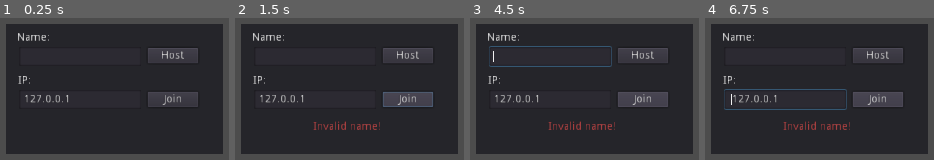
Above: before the commit, frames 1-4 (left to right).
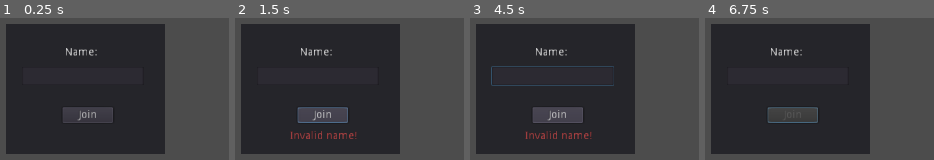
Above: after the commit, the same moments.

Repository: guillaumeVilar/multiplayer-bomber-godot
Game: Godot game, scene res://scenes/lobby.tscn
The game is run twice, just before and just after one commit, with the same random seed, the same clock (stepped at 60 frames per second) and the same inputs.
Inputs (mouse positions are in pixels of both pictures, inside the frame that each line leads up to):
- Up to frame 1 (0.25 s): no input
- Up to frame 2 (1.5 s): click (406, 54) at 0.5 s, where only the run before the commit has a clickable "Host"; click "Join" at 1.25 s
- Up to frame 3 (4.5 s): hold Right (move_right) 2.03-2.78 s; hold Down (move_down) 2.78-3.53 s; hold Right (move_right) 3.53-4.28 s; hold Up (move_up) from 4.28 s (still down)
- Up to frame 4 (6.75 s): tap Enter at 5, 6.5 s; release Up (move_up) at 5.03 s; hold Space (set_bomb) 5.03-5.78 s; hold Left (move_left) 5.03-6.53 s; tap Space (set_bomb) at 5.85 s; hold Down (move_down) from 6.53 s (still down); hold Space (set_bomb) from 6.53 s (still down)

The runs differ from the first frame. In frame 1, 24% of the frame differs, in the area x 7-98%, y 4-96%; in frame 2, 27%; in frame 3, 28%; in frame 4, 26%.
Error after the commit: Invalid set index 'disabled' (on base: 'null instance') with value of type 'bool'. (res://scripts/lobby.gd:31)

Commit message:
[LOBBY]: Update lobby by removing unused fields

Diff:
--- a/scenes/lobby.tscn
+++ b/scenes/lobby.tscn
@@ -31,19 +31,10 @@
 size_flags_vertical = 0
 text = "Awaiting Players..."
 
-[node name="Start" type="Button" parent="Players"]
-margin_left = 28.0
+[node name="Ready" type="Button" parent="Players"]
+margin_left = 86.0
 margin_top = 307.5
-margin_right = 110.0
-margin_bottom = 336.5
-size_flags_horizontal = 2
-size_flags_vertical = 2
-text = "START!"
-
-[node name="Ready" type="Button" parent="Players"]
-margin_left = 140.0
-margin_top = 307.5
-margin_right = 224.0
+margin_right = 170.0
 margin_bottom = 336.5
 size_flags_horizontal = 2
 size_flags_vertical = 2
@@ -58,6 +49,7 @@
 size_flags_vertical = 2
 
 [node name="PortForward" type="Label" parent="Players"]
+visible = false
 margin_left = -124.0
 margin_top = 375.0
 margin_right = 128.0
@@ -68,84 +60,49 @@
 is forwarded on your router."
 align = 1
 
-[node name="FindPublicIP" type="LinkButton" parent="Players"]
-margin_left = 168.0
-margin_top = 393.5
-margin_right = 341.0
-margin_bottom = 407.5
-text = "Find your public IP address"
-
 [node name="Connect" type="Panel" parent="."]
-anchor_left = 0.5
-anchor_top = 0.5
-anchor_right = 0.5
-anchor_bottom = 0.5
-margin_left = -138.5
-margin_top = -83.5
-margin_right = 138.5
-margin_bottom = 83.5
+anchor_left = 0.464
+anchor_top = 0.48
+anchor_right = 0.464
+anchor_bottom = 0.48
+margin_left = -101.136
+margin_top = -71.0
+margin_right = 101.864
+margin_bottom = 96.0
 size_flags_horizontal = 2
 size_flags_vertical = 2
 
 [node name="NameLabel" type="Label" parent="Connect"]
-margin_left = 14.0
-margin_top = 11.0
-margin_right = 56.0
-margin_bottom = 25.0
+margin_left = 75.0
+margin_top = 30.0
+margin_right = 117.0
+margin_bottom = 44.0
 size_flags_horizontal = 2
 size_flags_vertical = 0
 text = "Name:"
 
 [node name="Name" type="LineEdit" parent="Connect"]
-margin_left = 17.0
-margin_top = 30.0
-margin_right = 173.0
-margin_bottom = 54.0
+margin_left = 19.5
+margin_top = 54.5
+margin_right = 175.5
+margin_bottom = 78.5
 size_flags_horizontal = 2
 size_flags_vertical = 2
-text = "The Warrior"
-
-[node name="IPLabel" type="Label" parent="Connect"]
-margin_left = 15.0
-margin_top = 66.0
-margin_right = 57.0
-margin_bottom = 80.0
-size_flags_horizontal = 2
-size_flags_vertical = 0
-text = "IP:"
-
-[node name="IPAddress" type="LineEdit" parent="Connect"]
-margin_left = 17.0
-margin_top = 85.0
-margin_right = 173.0
-margin_bottom = 109.0
-size_flags_horizontal = 2
-size_flags_vertical = 2
-text = "127.0.0.1"
-
-[node name="Host" type="Button" parent="Connect"]
-margin_left = 181.0
-margin_top = 31.0
-margin_right = 246.0
-margin_bottom = 51.0
-size_flags_horizontal = 2
-size_flags_vertical = 2
-text = "Host"
 
 [node name="Join" type="Button" parent="Connect"]
-margin_left = 181.0
-margin_top = 87.0
-margin_right = 246.0
-margin_bottom = 107.0
+margin_left = 71.5
+margin_top = 106.5
+margin_right = 136.5
+margin_bottom = 126.5
 size_flags_horizontal = 2
 size_flags_vertical = 2
 text = "Join"
 
 [node name="ErrorLabel" type="Label" parent="Connect"]
-margin_left = 15.0
-margin_top = 125.0
-margin_right = 257.0
-margin_bottom = 139.0
+margin_left = 12.0
+margin_top = 137.0
+margin_right = 200.0
+margin_bottom = 155.0
 size_flags_horizontal = 2
 size_flags_vertical = 0
 custom_colors/font_color = Color( 0.820312, 0.291595, 0.291595, 1 )
@@ -157,8 +114,5 @@
 size_flags_horizontal = 2
 size_flags_vertical = 2
 
-[connection signal="pressed" from="Players/Start" to="." method="_on_start_pressed"]
 [connection signal="pressed" from="Players/Ready" to="." method="_on_Ready_pressed"]
-[connection signal="pressed" from="Players/FindPublicIP" to="." method="_on_find_public_ip_pressed"]
-[connection signal="pressed" from="Connect/Host" to="." method="_on_host_pressed"]
 [connection signal="pressed" from="Connect/Join" to="." method="_on_join_pressed"]
--- a/scripts/gamestate.gd
+++ b/scripts/gamestate.gd
@@ -205,7 +205,7 @@
 
 
 
-func join_game(ip, new_player_name):
+func join_game(new_player_name):
 	local_player["name"] = new_player_name
 	client = WebSocketClient.new();
 	# var url = "wss://" + ip + ":" + str(DEFAULT_PORT)
--- a/scripts/lobby.gd
+++ b/scripts/lobby.gd
@@ -8,26 +8,6 @@
 	gamestate.connect("player_list_changed", self, "refresh_lobby")
 	gamestate.connect("game_ended", self, "_on_game_ended")
 	gamestate.connect("game_error", self, "_on_game_error")
-	# Set the player name according to the system username. Fallback to the path.
-	if OS.has_environment("USERNAME"):
-		$Connect/Name.text = OS.get_environment("USERNAME")
-	else:
-		var desktop_path = OS.get_system_dir(0).replace("\\", "/").split("/")
-		$Connect/Name.text = desktop_path[desktop_path.size() - 2]
-
-
-func _on_host_pressed():
-	if $Connect/Name.text == "":
-		$Connect/ErrorLabel.text = "Invalid name!"
-		return
-
-	$Connect.hide()
-	$Players.show()
-	$Connect/ErrorLabel.text = ""
-
-	# var player_name = $Connect/Name.text
-	gamestate.host_game()
-	refresh_lobby()
 
 
 func _on_join_pressed():
@@ -35,17 +15,11 @@
 		$Connect/ErrorLabel.text = "Invalid name!"
 		return
 
-	var ip = $Connect/IPAddress.text
-	if not ip.is_valid_ip_address():
-		$Connect/ErrorLabel.text = "Invalid IP address!"
-		return
-
 	$Connect/ErrorLabel.text = ""
-	$Connect/Host.disabled = true
 	$Connect/Join.disabled = true
 
 	var player_name = $Connect/Name.text
-	gamestate.join_game(ip, player_name)
+	gamestate.join_game(player_name)
 
 
 func _on_connection_success():
@@ -93,14 +67,6 @@
 	$Players/Start.disabled = not get_tree().is_network_server()
 
 
-func _on_start_pressed():
-	gamestate.begin_game()
-
-
-func _on_find_public_ip_pressed():
-	OS.shell_open("https://icanhazip.com/")
-
-
 func _on_Ready_pressed():
 	print("Ready button has been pressed")
 	gamestate.local_player_is_ready_to_start_from_lobby()
